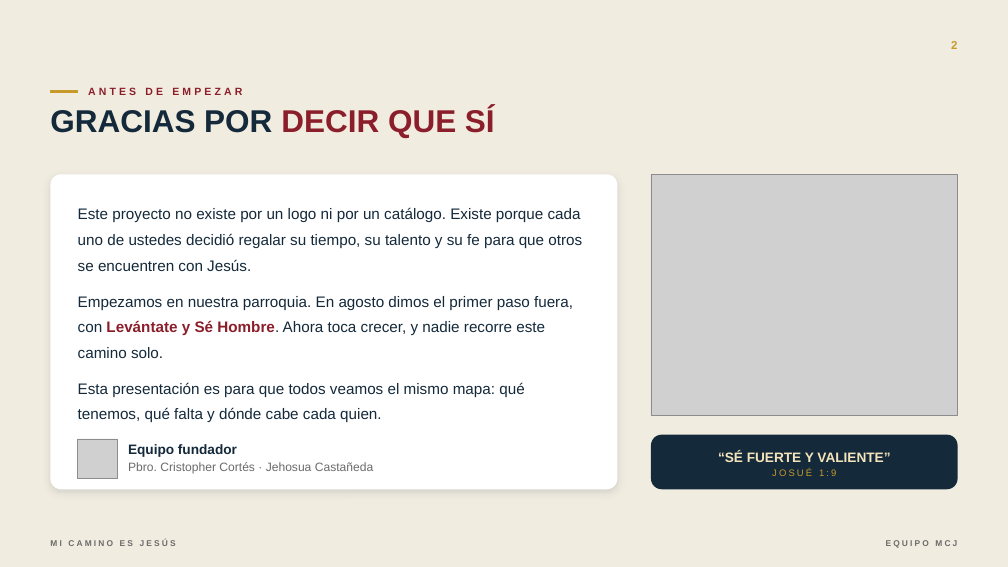
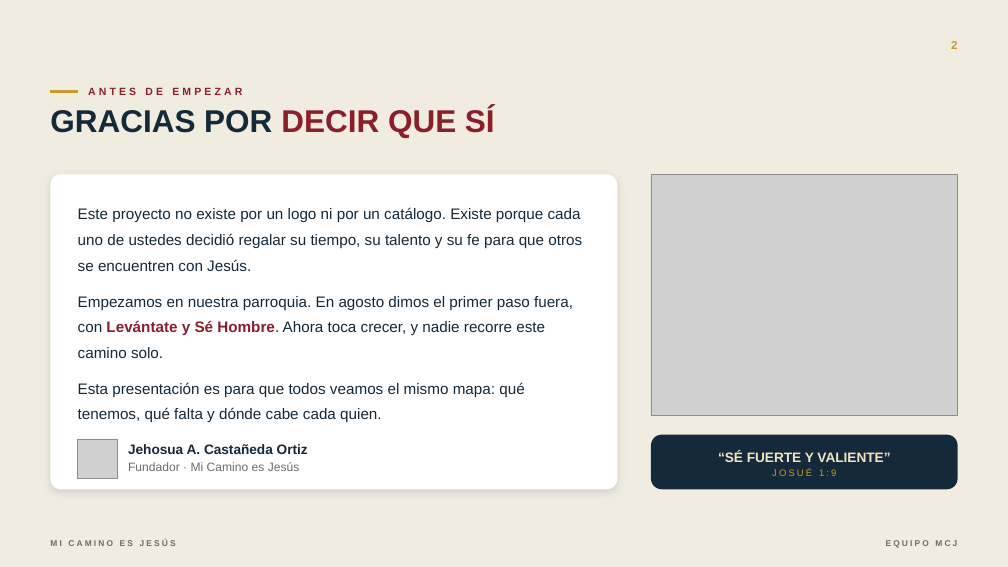
Before and after one commit to iikno/micaminoesjesus, a slide deck: slide 2 of presentacion/MCJ-Presentacion-Equipo.pptx. Drawn at 1008x567 pixels with LibreOffice and Linux fonts; fonts in the diff are those of the drawing; grey boxes stand for pictures; background and template pictures are left out. Boxes give left, top, right and bottom in pixels: in the first picture for what was removed or moved away, otherwise in the second. Text is boxed around its words. In the diff, an @@ line names an element or a change of style, - is before the commit and + after.

```diff
--- a/presentacion/MCJ-Presentacion-Equipo.pptx
+++ b/presentacion/MCJ-Presentacion-Equipo.pptx
@@ text at (128, 444, 308, 471): text changed @@
-Equipo fundador
-Pbro. Cristopher Cortés · Jehosua Castañeda
+Jehosua A. Castañeda Ortiz
+Fundador · Mi Camino es Jesús
```
Also in this commit, not shown: 10 other slides changed, 3 slides added, 7 other files.
